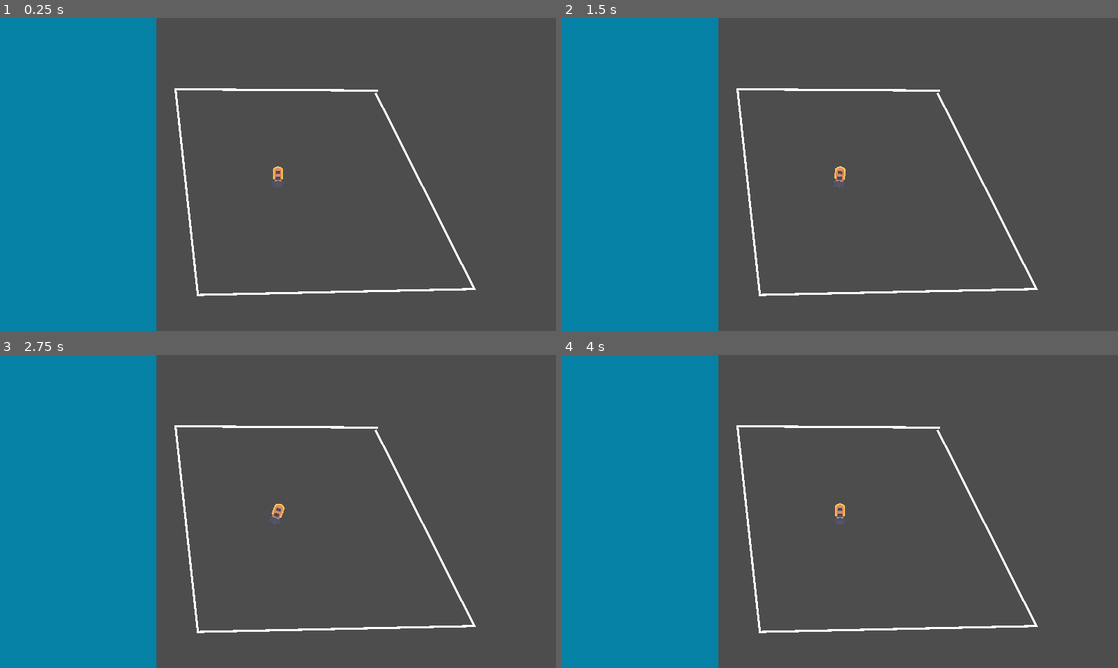
Above: before the commit, frames 1-4 (two rows, left to right).
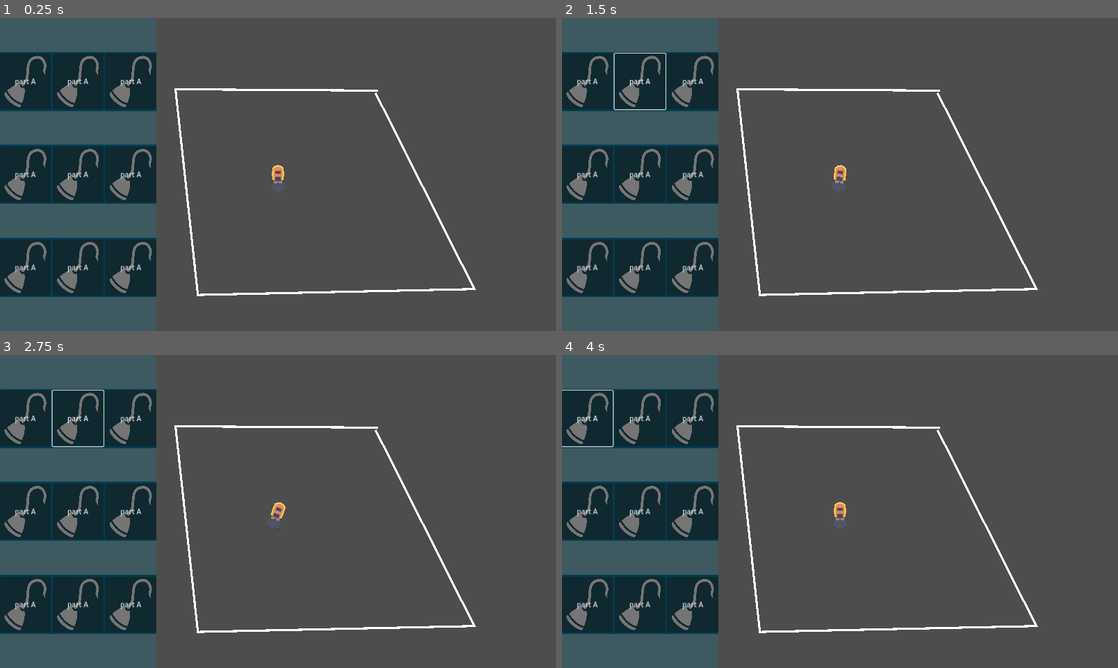
Above: after the commit, the same moments.

Repository: ktosox/Tool_Box_2
Game: Godot game, scene res://projects/vam-pirate_ship-vivors_2/player_creation/test_arena_player_creation.tscn
Same seed, same stepped clock (60 frames per second), same inputs: the game is played once before the commit and once after it. The project has no main scene, so this scene is started directly.
Inputs (mouse positions are in pixels of both pictures, inside the frame that each line leads up to):
- Up to frame 1 (0.25 s): no input
- Up to frame 2 (1.5 s): click (589, 80) at 0.5 s, where only the run after the commit has a clickable "part A"; tap Enter (ui_accept) at 1.25 s; move the mouse to (962, 158) at 1.27 s; hold Right (ui_right) from 1.28 s (still down); click (962, 158) at 1.42 s
- Up to frame 3 (2.75 s): tap Enter (ui_accept) at 1.52, 2 s; release Right (ui_right) at 2 s; drag from (166, 527) to (250, 574) at 2.02 s
- Up to frame 4 (4 s): tap Enter (ui_accept) at 2.75 s; move the mouse to (895, 442) at 2.77 s; hold Left (ui_left) 2.78-3.5 s; drag from (812, 574) to (673, 464) at 3.52 s

The runs differ from the first frame. In frame 1, 28% of the frame differs, in the area x 0-52%, y 0-100%; in frame 2, 28%; in frame 3, 28%; in frame 4, 28%.

Commit message:
made some progress in player creation
also re-worked 3D in 2D to make it more general

Diff:
--- a/projects/vam-pirate_ship-vivors_2/magnetic_mine.gd
+++ b/projects/vam-pirate_ship-vivors_2/magnetic_mine.gd
@@ -1,6 +1,6 @@
 extends CharacterBody2D
 
-var explosion_scene = preload("res://experimental/vam-pirate_ship-vivors_2/explosion.tscn")
+var explosion_scene = preload("./explosion.tscn")
 
 const SPEED = 190.0
 
--- a/projects/vam-pirate_ship-vivors_2/player.tscn
+++ b/projects/vam-pirate_ship-vivors_2/player.tscn
@@ -1,11 +1,12 @@
-[gd_scene load_steps=4 format=3 uid="uid://vwlkff015x7e"]
+[gd_scene load_steps=5 format=3 uid="uid://vwlkff015x7e"]
 
 [ext_resource type="Script" path="res://projects/vam-pirate_ship-vivors_2/player.gd" id="1_eljt5"]
-[ext_resource type="PackedScene" uid="uid://cuosdqgoqst5k" path="res://projects/vam-pirate_ship-vivors_2/player_shower.tscn" id="2_2xdft"]
+[ext_resource type="PackedScene" uid="uid://cuosdqgoqst5k" path="res://projects/vam-pirate_ship-vivors_2/window_to_3d.tscn" id="2_q3bhl"]
+[ext_resource type="PackedScene" uid="uid://byqhyixw2emev" path="res://projects/vam-pirate_ship-vivors_2/KenneyWatercraft/Models/GLB format/boat-fan.glb" id="3_koy7s"]
 
 [sub_resource type="CapsuleShape2D" id="CapsuleShape2D_g6ryc"]
-radius = 24.0
-height = 74.0
+radius = 32.0
+height = 126.0
 
 [node name="Player" type="CharacterBody2D" groups=["player"]]
 collision_layer = 2
@@ -14,7 +15,12 @@
 wall_min_slide_angle = 0.0872665
 script = ExtResource("1_eljt5")
 
-[node name="PlayerShower" parent="." instance=ExtResource("2_2xdft")]
+[node name="WindowTo3D" parent="." instance=ExtResource("2_q3bhl")]
+offset_left = -80.0
+offset_top = -80.0
+offset_right = 80.0
+offset_bottom = 80.0
+load_this_on_start = ExtResource("3_koy7s")
 
 [node name="CollisionShape2D" type="CollisionShape2D" parent="."]
 shape = SubResource("CapsuleShape2D_g6ryc")
--- a/projects/vam-pirate_ship-vivors_2/player_creation/building_panel.tscn
+++ b/projects/vam-pirate_ship-vivors_2/player_creation/building_panel.tscn
@@ -14,7 +14,7 @@
 layout_mode = 0
 offset_right = 360.0
 offset_bottom = 720.0
-color = Color(0.0219715, 0.505489, 0.646335, 1)
+color = Color(0.00494937, 0.240737, 0.315018, 1)
 
 [node name="Layout" type="VBoxContainer" parent="Back"]
 layout_mode = 1
@@ -24,11 +24,33 @@
 grow_horizontal = 2
 grow_vertical = 2
 
+[node name="Control2" type="ColorRect" parent="Back/Layout"]
+layout_mode = 2
+size_flags_vertical = 3
+color = Color(0.435294, 0.435294, 0.435294, 0.560784)
+
 [node name="Body" parent="Back/Layout" instance=ExtResource("1_1lymg")]
 layout_mode = 2
 
-[node name="Weapon" type="HBoxContainer" parent="Back/Layout"]
+[node name="Control5" type="ColorRect" parent="Back/Layout"]
+layout_mode = 2
+size_flags_vertical = 3
+color = Color(0.435294, 0.435294, 0.435294, 0.560784)
+
+[node name="Weapon" parent="Back/Layout" instance=ExtResource("1_1lymg")]
 layout_mode = 2
 
-[node name="Tool" type="HBoxContainer" parent="Back/Layout"]
+[node name="Control6" type="ColorRect" parent="Back/Layout"]
 layout_mode = 2
+size_flags_vertical = 3
+color = Color(0.435294, 0.435294, 0.435294, 0.560784)
+
+[node name="Tool" parent="Back/Layout" instance=ExtResource("1_1lymg")]
+layout_mode = 2
+
+[node name="Control7" type="ColorRect" parent="Back/Layout"]
+layout_mode = 2
+size_flags_vertical = 3
+color = Color(0.435294, 0.435294, 0.435294, 0.560784)
+
+[editable path="Back/Layout/Body"]
--- /dev/null
+++ b/projects/vam-pirate_ship-vivors_2/player_creation/option.gd
@@ -0,0 +1,7 @@
+extends TextureRect
+
+
+
+
+func load_part(shipPart : PackedScene):
+	pass
--- /dev/null
+++ b/projects/vam-pirate_ship-vivors_2/player_creation/option.tscn
@@ -0,0 +1,19 @@
+[gd_scene load_steps=3 format=3 uid="uid://dtu38s4sqdfdx"]
+
+[ext_resource type="Texture2D" uid="uid://deh0vld1jir4b" path="res://resources/ui_icons/pirate/pirate-hook.png" id="1_upcn5"]
+[ext_resource type="Script" path="res://projects/vam-pirate_ship-vivors_2/player_creation/option.gd" id="2_celc7"]
+
+[node name="Option" type="TextureRect"]
+size_flags_horizontal = 3
+texture = ExtResource("1_upcn5")
+expand_mode = 4
+script = ExtResource("2_celc7")
+
+[node name="Button" type="Button" parent="."]
+layout_mode = 1
+anchors_preset = 15
+anchor_right = 1.0
+anchor_bottom = 1.0
+grow_horizontal = 2
+grow_vertical = 2
+text = "part A"
--- a/projects/vam-pirate_ship-vivors_2/player_creation/part_selector.gd
+++ b/projects/vam-pirate_ship-vivors_2/player_creation/part_selector.gd
@@ -6,12 +6,6 @@
 
 @export var part_C : PackedScene
 
-# Called when the node enters the scene tree for the first time.
-func _ready() -> void:
-
-	pass # Replace with function body.
-
-
-# Called every frame. 'delta' is the elapsed time since the previous frame.
-func _process(delta: float) -> void:
+func _ready():
+	$OptionA
 	pass
--- a/projects/vam-pirate_ship-vivors_2/player_creation/part_selector.tscn
+++ b/projects/vam-pirate_ship-vivors_2/player_creation/part_selector.tscn
@@ -1,8 +1,18 @@
 [gd_scene load_steps=3 format=3 uid="uid://xr0rqesr0eri"]
 
 [ext_resource type="Script" path="res://projects/vam-pirate_ship-vivors_2/player_creation/part_selector.gd" id="1_tior0"]
-[ext_resource type="PackedScene" uid="uid://cjsb0u1e8f3f4" path="res://projects/vam-pirate_ship-vivors_2/enemy_gun.tscn" id="2_fsma6"]
+[ext_resource type="PackedScene" uid="uid://dtu38s4sqdfdx" path="res://projects/vam-pirate_ship-vivors_2/player_creation/option.tscn" id="2_et7qo"]
 
 [node name="PartSelector" type="HBoxContainer"]
+custom_minimum_size = Vector2(0, 128)
+size_flags_horizontal = 3
 script = ExtResource("1_tior0")
-part_A = ExtResource("2_fsma6")
+
+[node name="OptionA" parent="." instance=ExtResource("2_et7qo")]
+layout_mode = 2
+
+[node name="OptionB" parent="." instance=ExtResource("2_et7qo")]
+layout_mode = 2
+
+[node name="OptionC" parent="." instance=ExtResource("2_et7qo")]
+layout_mode = 2
--- a/projects/vam-pirate_ship-vivors_2/player_shower.tscn
+++ /dev/null
@@ -1,81 +0,0 @@
-[gd_scene load_steps=6 format=3 uid="uid://cuosdqgoqst5k"]
-
-[ext_resource type="PackedScene" uid="uid://byqhyixw2emev" path="res://projects/vam-pirate_ship-vivors_2/KenneyWatercraft/Models/GLB format/boat-fan.glb" id="1_06vw0"]
-
-[sub_resource type="Environment" id="Environment_0ijcl"]
-ambient_light_source = 2
-ambient_light_color = Color(1, 1, 1, 1)
-
-[sub_resource type="Animation" id="Animation_lbw2p"]
-length = 0.001
-tracks/0/type = "value"
-tracks/0/imported = false
-tracks/0/enabled = true
-tracks/0/path = NodePath("Camera3D:position")
-tracks/0/interp = 1
-tracks/0/loop_wrap = true
-tracks/0/keys = {
-"times": PackedFloat32Array(0),
-"transitions": PackedFloat32Array(1),
-"update": 0,
-"values": [Vector3(0, 4.555, 0)]
-}
-
-[sub_resource type="Animation" id="Animation_s5rjf"]
-resource_name = "bobbing"
-length = 2.149
-loop_mode = 1
-tracks/0/type = "value"
-tracks/0/imported = false
-tracks/0/enabled = true
-tracks/0/path = NodePath("Camera3D:position")
-tracks/0/interp = 1
-tracks/0/loop_wrap = true
-tracks/0/keys = {
-"times": PackedFloat32Array(0, 1.1),
-"transitions": PackedFloat32Array(1, -0.5),
-"update": 0,
-"values": [Vector3(0, 4.555, 0), Vector3(0, 4.49, 0)]
-}
-
-[sub_resource type="AnimationLibrary" id="AnimationLibrary_hqwsm"]
-_data = {
-"RESET": SubResource("Animation_lbw2p"),
-"bobbing": SubResource("Animation_s5rjf")
-}
-
-[node name="PlayerShower" type="SubViewportContainer"]
-anchors_preset = 8
-anchor_left = 0.5
-anchor_top = 0.5
-anchor_right = 0.5
-anchor_bottom = 0.5
-offset_left = -80.0
-offset_top = -80.0
-offset_right = 80.0
-offset_bottom = 80.0
-grow_horizontal = 2
-grow_vertical = 2
-stretch = true
-
-[node name="SubViewport" type="SubViewport" parent="."]
-transparent_bg = true
-handle_input_locally = false
-size = Vector2i(160, 160)
-render_target_update_mode = 4
-
-[node name="Scene" type="Node3D" parent="SubViewport"]
-
-[node name="boat-fan2" parent="SubViewport/Scene" instance=ExtResource("1_06vw0")]
-
-[node name="Camera3D" type="Camera3D" parent="SubViewport/Scene"]
-transform = Transform3D(-1, -8.74228e-08, -3.82137e-15, 0, -4.37114e-08, 1, -8.74228e-08, 1, 4.37114e-08, 0, 4.555, 0)
-environment = SubResource("Environment_0ijcl")
-
-[node name="AnimationPlayer" type="AnimationPlayer" parent="SubViewport/Scene"]
-libraries = {
-"": SubResource("AnimationLibrary_hqwsm")
-}
-autoplay = "bobbing"
-
-[editable path="SubViewport/Scene/boat-fan2"]
--- /dev/null
+++ b/projects/vam-pirate_ship-vivors_2/window_to_3d.gd
@@ -0,0 +1,17 @@
+extends SubViewportContainer
+
+@export var load_this_on_start: PackedScene
+
+
+
+func _ready() -> void:
+	if load_this_on_start != null :
+		update_shown_object(load_this_on_start)
+
+
+
+func update_shown_object(object : PackedScene):
+	if $SubViewport/Scene/ObjectHolder.get_child_count()>0:
+		$SubViewport/Scene/ObjectHolder.get_child(0).queue_free()
+	$SubViewport/Scene/ObjectHolder.add_child(object.instantiate())
+	pass
--- /dev/null
+++ b/projects/vam-pirate_ship-vivors_2/window_to_3d.tscn
@@ -0,0 +1,36 @@
+[gd_scene load_steps=3 format=3 uid="uid://cuosdqgoqst5k"]
+
+[ext_resource type="Script" path="res://projects/vam-pirate_ship-vivors_2/window_to_3d.gd" id="1_5umju"]
+
+[sub_resource type="Environment" id="Environment_0ijcl"]
+ambient_light_source = 2
+ambient_light_color = Color(1, 1, 1, 1)
+
+[node name="WindowTo3D" type="SubViewportContainer"]
+anchors_preset = 8
+anchor_left = 0.5
+anchor_top = 0.5
+anchor_right = 0.5
+anchor_bottom = 0.5
+offset_left = -720.0
+offset_top = -440.0
+offset_right = -560.0
+offset_bottom = -280.0
+grow_horizontal = 2
+grow_vertical = 2
+stretch = true
+script = ExtResource("1_5umju")
+
+[node name="SubViewport" type="SubViewport" parent="."]
+transparent_bg = true
+handle_input_locally = false
+size = Vector2i(160, 160)
+render_target_update_mode = 4
+
+[node name="Scene" type="Node3D" parent="SubViewport"]
+
+[node name="ObjectHolder" type="Node3D" parent="SubViewport/Scene"]
+
+[node name="Camera3D" type="Camera3D" parent="SubViewport/Scene"]
+transform = Transform3D(-1, -8.74228e-08, -3.82137e-15, 0, -4.37114e-08, 1, -8.74228e-08, 1, 4.37114e-08, 0, 4, 0)
+environment = SubResource("Environment_0ijcl")
